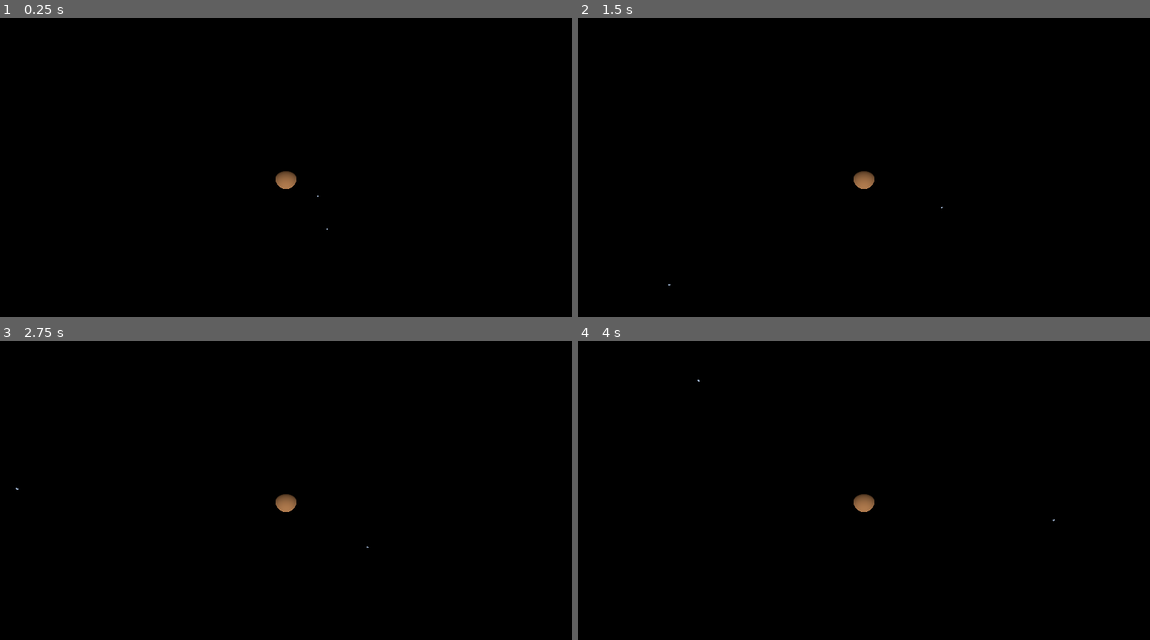
Above: before the commit, frames 1-4 (two rows, left to right).
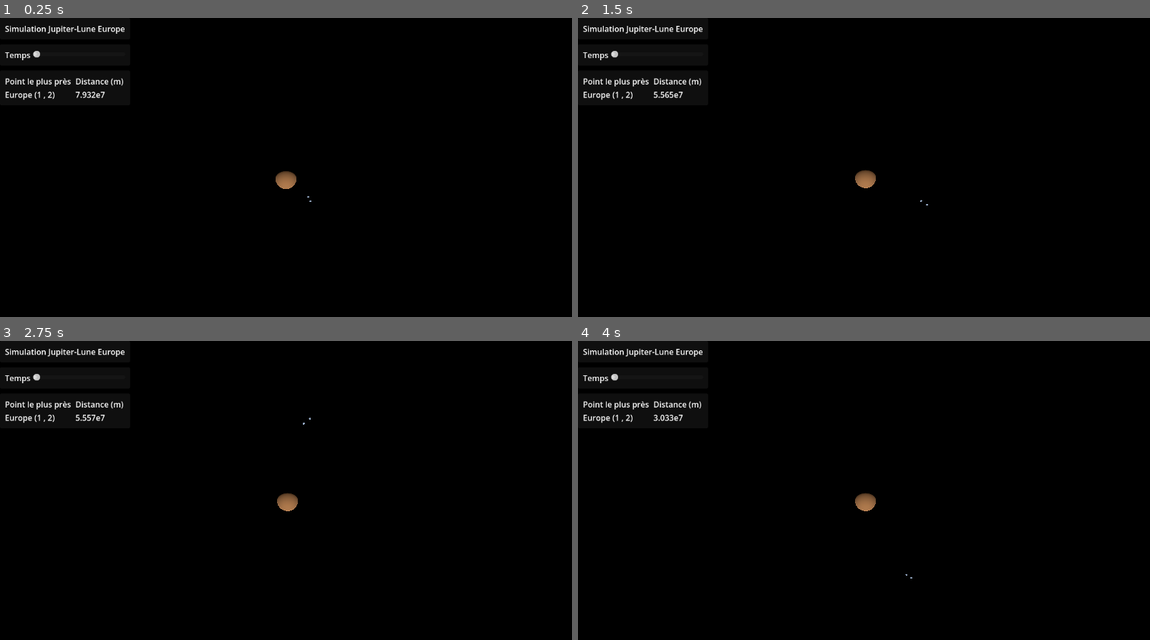
Above: after the commit, the same moments.

Repository: clementboye-dot/synchronisation-orbitale
Game: Godot game, scene res://node_3d.tscn
Two runs of this game, one before a commit and one after it. Both use one fixed random seed, a clock stepped at 60 frames per second and the inputs below. The project has no main scene, so this scene is started directly.
Inputs:
- Up to frame 1 (0.25 s): no input
- Up to frame 2 (1.5 s): no input
- Up to frame 3 (2.75 s): no input
- Up to frame 4 (4 s): no input

The runs differ from the first frame. In frame 1, 0.8% of the frame differs, in the area x 0-58%, y 2-71%; in frame 2, 0.8%, in the area x 0-64%, y 2-90%; in frame 3, 0.8%; in frame 4, 0.8%.

Commit message:
finir les forces, commencer l'interface

Diff:
--- a/Astre.gd
+++ b/Astre.gd
@@ -56,32 +56,55 @@
 	if centre_rotation != null:
 		position += centre_rotation.position
 
+func acceleration_totale() -> Vector3:
+	"""Calcule et retourne l'accélération instantannée du point de la lune Europe à l'aide de la 2e loi
+	de Newton et des forces subies par le point de la lune, soit la force gravitationnelle, la force de friction
+	entre les 2 points et la force de rappel due à l'élasticité de la lune
+	"""
+	var newton = force_gravitationnelle(r_i) + force_friction(v_i) + force_elastique(r_i)
+	var acceleration = newton / masse
+	return acceleration
+
 func force_gravitationnelle(position_reelle : Vector3) -> Vector3:
 	"""Calcule la force gravitationnelle excercée sur le point d'Europe par Jupiter
 
 	Paramètre:
-		position_reelle -- position du point de la lune Europe dans l'espace
+	position_reelle --  position du point de la lune Europe par rapport à Jupiter
 
 	Retour:
-		La force gravitationnelle de Jupiter sur le point de la lune Europe.
+	La force gravitationnelle de Jupiter sur le point de la lune Europe.
 	"""
 	var force_g = -1 * G * masse * masse_jupiter  / (position_reelle.length()**3)
 	force_g = force_g * position_reelle
 	return force_g
 
-func force_elastique(position_relative : Vector3) -> Vector3:
-	position_relative = autre_point.r_i - r_i
+func force_elastique(position_reelle : Vector3) -> Vector3:
+	"""Calcule la force de ressort entre les 2 points de la lune Europe
+
+	Paramètre:
+	position_reelle -- position du point de la lune Europe par rapport à Jupiter
+
+	Retour:
+	La force de rappel subie par le point de la lune.
+	"""
+	var position_relative = autre_point.r_i - position_reelle
 	var ressort = K * (position_relative.length() - D) * position_relative.normalized()
 	return ressort
 
 func force_friction( vitesse_lune : Vector3) -> Vector3:
+	"""Calcule la force de friction instantannée.
+	Paramètre :
+	vitesse_lune -- vitesse instantannée du point de la lune Europe
+
+	Retour:
+	La force de friction sur le point de la lune Europe.
+	"""
 	var vitesse_relative = autre_point.v_i - vitesse_lune
 	var friction = Zeta * vitesse_relative
 	return friction
 
 func appliquer_euler(temps_dernier_ecran : float) -> void:
-	"""
-	Applique la méthode d'Euler pour déterminer la position et la vitesse selon le temps de rendu
+	"""Applique la méthode d'Euler pour déterminer la position et la vitesse selon le temps de rendu
 	de la simulation.
 
 	Paramètre :
@@ -94,8 +117,7 @@
 
 	for i in range(etapes_calcul_par_ecran):
 
-		var fg_i : Vector3 = force_gravitationnelle(r_i)
-		var a_i = fg_i / masse
+		var a_i = acceleration_totale()
 
 		var r_i_plus_1 = r_i + h * v_i
 		var v_i_plus_1 = v_i + h * a_i
--- a/interface.gd
+++ b/interface.gd
@@ -17,8 +17,8 @@
 
 # Called every frame. 'delta' is the elapsed time since the previous frame.
 func _process(delta: float) -> void:
-	pass
-	#distance.text = format_scientifique(abs(europe1.r_i.length() - europe2.r_i.length()))
+
+	distance.text = format_scientifique((europe1.r_i - europe2.r_i).length())
 
 func format_scientifique(valeur : float) -> String:
 	"""Converti en format scientifique les nombres décimaux avec 3 décimales
--- a/node_3d.tscn
+++ b/node_3d.tscn
@@ -1,6 +1,7 @@
 [gd_scene format=3 uid="uid://gehkmwgfv63s"]
 
 [ext_resource type="Script" uid="uid://bv0r06devt210" path="res://Astre.gd" id="1_a202f"]
+[ext_resource type="PackedScene" uid="uid://cminekotauc1a" path="res://interface.tscn" id="2_noarx"]
 
 [sub_resource type="GDScript" id="GDScript_a202f"]
 
@@ -45,7 +46,7 @@
 mesh = SubResource("SphereMesh_a202f")
 surface_material_override/0 = SubResource("StandardMaterial3D_4xowi")
 
-[node name="CollisionShape3D" type="CollisionShape3D" parent="Jupiter" unique_id=285571296]
+[node name="CollisionShape3D" type="CollisionShape3D" parent="Jupiter" unique_id=186424970]
 transform = Transform3D(5, 0, 0, 0, 5, 0, 0, 0, 5, 0, 0, 0)
 shape = SubResource("SphereShape3D_noarx")
 
@@ -55,9 +56,9 @@
 autre_point = NodePath("../Europe2")
 periode_relative = 1.0
 min_distance_simulee = 3.0
-max_distance_simulee = 6.0
+max_distance_simulee = 8.0
 min_distance_reelle = 600000000.0
-max_distance_reelle = 700000000.0
+max_distance_reelle = 800000000.0
 masse = 2.4e+22
 masse_jupiter = 1.989e+27
 rayon_initial = 652377000.0
@@ -80,9 +81,9 @@
 autre_point = NodePath("../Europe1")
 periode_relative = 1.0
 min_distance_simulee = 3.0
-max_distance_simulee = 6.0
+max_distance_simulee = 8.0
 min_distance_reelle = 600000000.0
-max_distance_reelle = 700000000.0
+max_distance_reelle = 800000000.0
 masse = 2.4e+22
 masse_jupiter = 1.989e+27
 rayon_initial = 677347000.0
@@ -97,3 +98,9 @@
 [node name="CollisionShape3D" type="CollisionShape3D" parent="Europe2" unique_id=994657330]
 transform = Transform3D(0.5, 0, 0, 0, 0.5, 0, 0, 0, 0.5, 6, 0, 0)
 shape = SubResource("SphereShape3D_a202f")
+
+[node name="CanvasLayer" type="CanvasLayer" parent="." unique_id=122061688]
+
+[node name="Interface" parent="CanvasLayer" unique_id=179260748 node_paths=PackedStringArray("europe1", "europe2") instance=ExtResource("2_noarx")]
+europe1 = NodePath("../../Europe1")
+europe2 = NodePath("../../Europe2")
